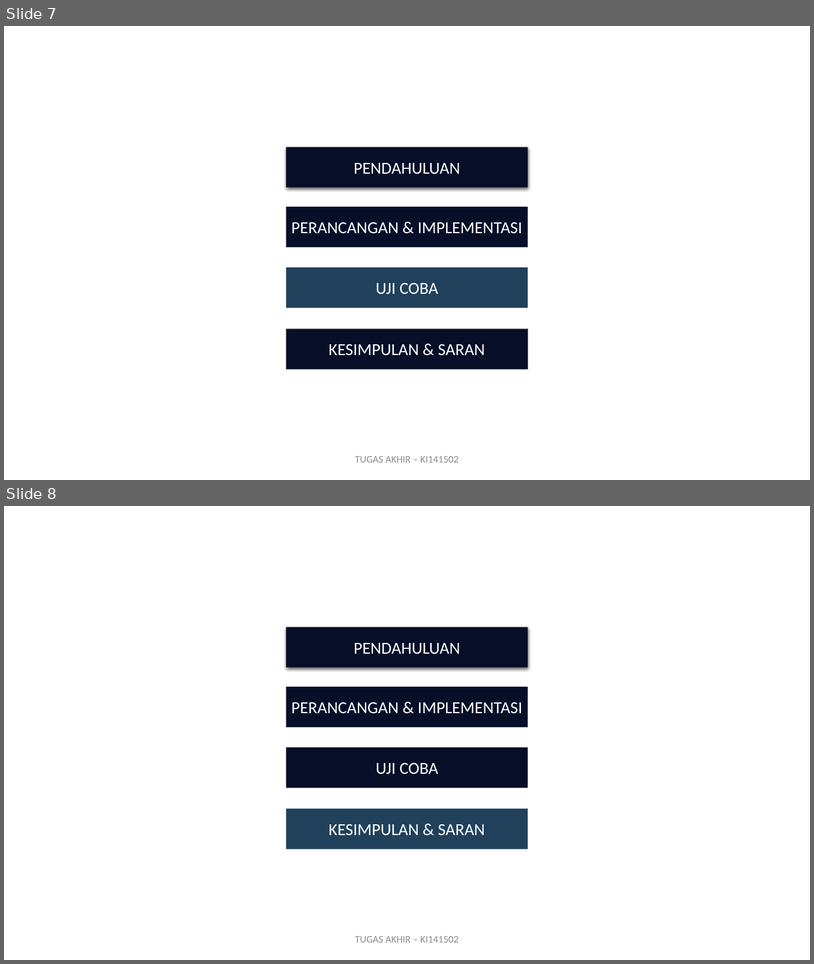
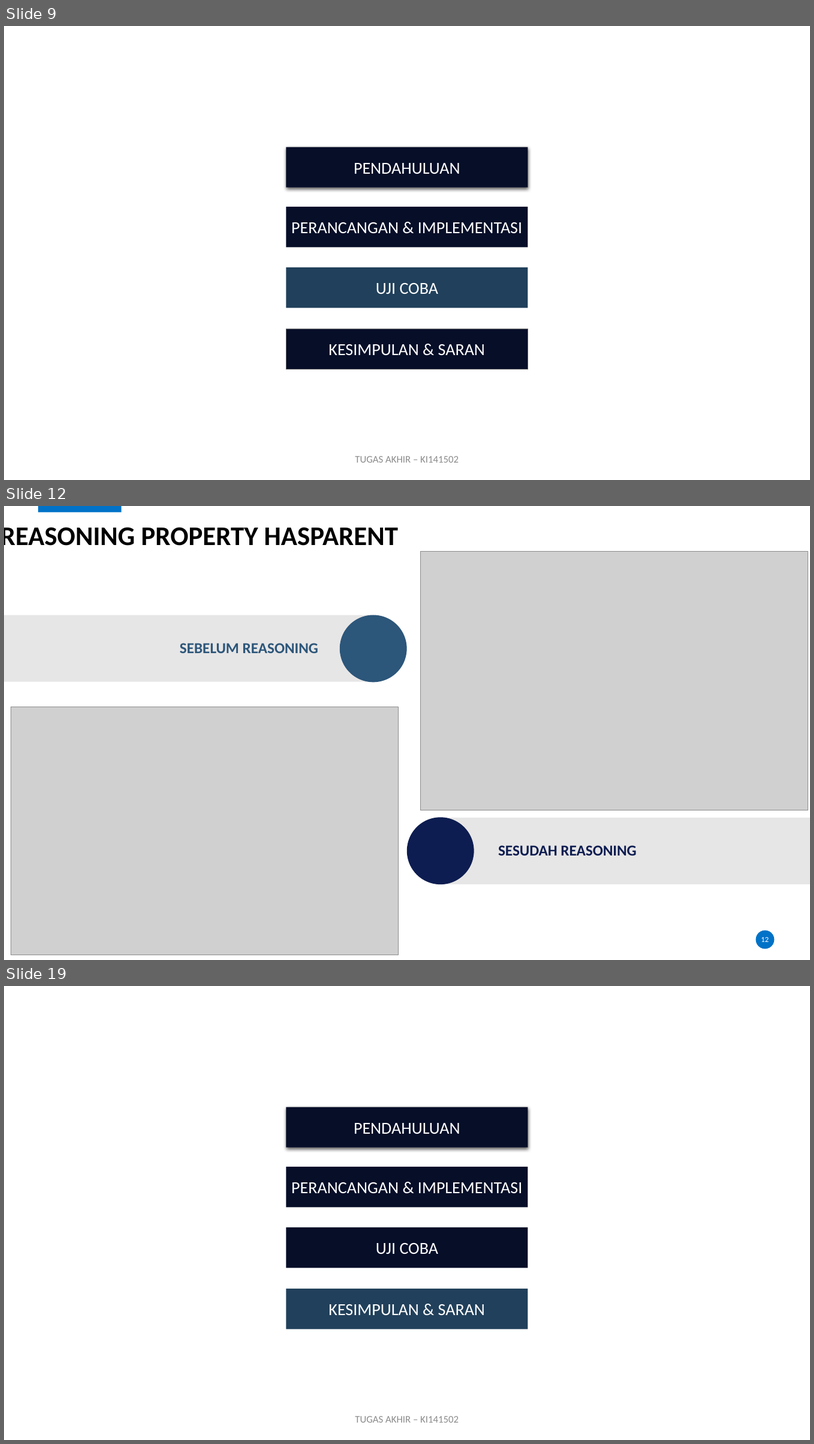
Before and after one commit to karyoutomoo/The-Tree-of-Heroes, a slide deck: 05111540000007-Faiq-Presentasi.pptx. Shown one above the other, each under a label of ours: slides 7 and 8 before the commit, slides 9, 12 and 19 after it; the slides between them are not shown. The pictures are 814x964 and 814x1444 pixels, drawn with LibreOffice and Linux fonts; fonts in the diff are those of the drawing; grey boxes stand for pictures; background and template pictures are left out. Boxes give left, top, right and bottom in pixels: in the first picture for what was removed or moved away, otherwise in the second. Text is boxed around its words. In the diff, an @@ line names an element or a change of style, - is before the commit and + after.

```diff
--- a/05111540000007-Faiq-Presentasi.pptx
+++ b/05111540000007-Faiq-Presentasi.pptx
@@ slide 12 added at (x1=4, y1=506, x2=810, y2=960), background #FFFFFF @@
@@ rectangle added at (x1=38, y1=506, x2=122, y2=512), fill #0072C7 @@
@@ title added at (x1=4, y1=527, x2=398, y2=546), 32 pt, text #000000, bold @@
+REASONING PROPERTY HASPARENT
@@ picture added at (x1=421, y1=552, x2=809, y2=810) @@
@@ rectangle added at (x1=4, y1=615, x2=376, y2=681), fill #E7E6E6 @@
@@ ellipse added at (x1=341, y1=615, x2=407, y2=682), fill #2C567A, outline #2C567A 1 pt @@
@@ text added at (x1=180, y1=643, x2=318, y2=653), 18 pt, text #2C567A, bold @@
+SEBELUM REASONING
@@ picture added at (x1=11, y1=706, x2=398, y2=954) @@
@@ ellipse added at (x1=408, y1=817, x2=474, y2=884), fill #0D1D51, outline #0D1D51 1 pt @@
@@ rectangle added at (x1=441, y1=817, x2=810, y2=884), fill #E7E6E6 @@
@@ text added at (x1=498, y1=845, x2=636, y2=855), 18 pt, text #0D1D51, bold @@
+SESUDAH REASONING
@@ ellipse added at (x1=756, y1=930, x2=776, y2=949), fill #0072C7 @@
@@ page number added at (x1=761, y1=937, x2=769, y2=942), 9 pt, text #FFFFFF @@
+12
@@ what was slide 7 is now slide 9 @@
@@ what was slide 8 is now slide 19 @@
```
Also in this commit, not shown: 14 other slides added, 2 slides removed, 13 other files.
